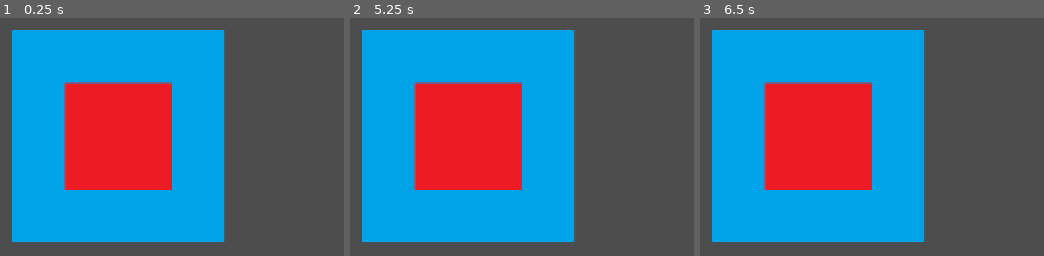
Above: before the commit, frames 1-3 (left to right).
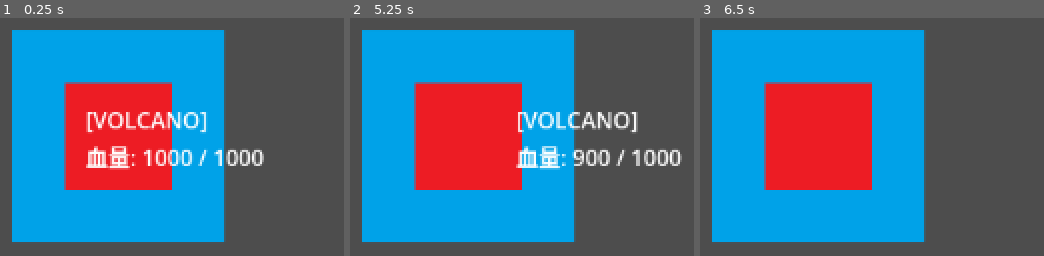
Above: after the commit, the same moments.

Repository: LeoTengAMao/GameJam2026
Game: Godot game, scene res://Tscn/MapManager.tscn
The game is run twice, just before and just after one commit, with the same random seed, the same clock (stepped at 60 frames per second) and the same inputs.
Inputs (mouse positions are in pixels of both pictures, inside the frame that each line leads up to):
- Up to frame 1 (0.25 s): no input
- Up to frame 2 (5.25 s): tap Enter at 0.5, 2, 3.5 s; move the mouse to (outside the picture) at 0.52 s; click (outside the picture) at 0.67 s; tap Space at 1.25, 2.75, 4.25 s; move the mouse to (outside the picture) at 1.27 s; click (outside the picture) at 1.42 s; move the mouse to (outside the picture) at 2.02 s; click (outside the picture) at 2.17 s; move the mouse to (outside the picture) at 2.77 s; click (outside the picture) at 2.92 s; move the mouse to (outside the picture) at 3.52 s; click (outside the picture) at 3.67 s; move the mouse to (outside the picture) at 4.27 s; click (outside the picture) at 4.42 s; move the mouse to (494, 82) at 5.02 s; click (494, 82) at 5.17 s
- Up to frame 3 (6.5 s): move the mouse to (outside the picture) at 5.77 s; click (outside the picture) at 5.92 s

The runs differ from the first frame. In frame 1, 4.0% of the frame differs, in the area x 25-77%, y 39-64%; in frame 2, 3.8%; in frame 3, nothing differs.

Commit message:
加入Hover 顯示血量
現在屬標Hover 在土地上面會顯示血量

Diff:
--- /dev/null
+++ b/Script/EventManager.gd
@@ -0,0 +1,5 @@
+extends Node
+
+# 定義 UI 專用訊號：當滑鼠懸停的地塊改變時發射
+# 傳遞參數：是否指著有效土地、地形名稱、目前血量、最大血量
+signal on_cell_hovered(is_hovering: bool, type_name: String, current_hp: int, max_hp: int)
--- a/Script/MapManager.gd
+++ b/Script/MapManager.gd
@@ -40,8 +40,25 @@
 var elapsed_time: float = 0.0       # 記錄遊戲過去了多少秒
 
 func _process(delta: float) -> void:
-	# 每一幀都累加遊戲時間
 	elapsed_time += delta
+
+	# 取得滑鼠指著的網格
+	var mouse_grid_pos = tilemap.local_to_map(get_global_mouse_position())
+
+	# 檢查該網格是否有土地
+	if grid_data.has(mouse_grid_pos):
+		var data = grid_data[mouse_grid_pos]
+		var target_data = data
+		if data.core_data != null:
+			target_data = data.core_data # 處理 2x2 火山血量
+
+		var type_name = CellType.keys()[data.type]
+
+		# 📢 重點：發射廣播訊號給 UI
+		EventManager.on_cell_hovered.emit(true, type_name, target_data.current_hp, target_data.max_hp)
+	else:
+		# 📢 重點：發射廣播告知滑鼠在海洋上 (隱藏 UI)
+		EventManager.on_cell_hovered.emit(false, "", 0, 0)
 
 func _ready():
 
@@ -108,7 +125,7 @@
 	# 算一下目前是遊戲的第幾分鐘，方便看 Log
 	var minutes = floori(elapsed_time / 60.0)
 	var seconds = floori(int(elapsed_time) % 60)
-	print("⏱ 遊戲時間 [%02d:%02d] |  海洋暴走度！當前侵蝕傷害: %d" % [minutes, seconds, current_damage])
+	print(" 遊戲時間 [%02d:%02d] |  海洋暴走度！當前侵蝕傷害: %d" % [minutes, seconds, current_damage])
 
 	# 3. 對每一塊海岸造成動態傷害
 	for pos in coasts_to_damage:
@@ -139,7 +156,6 @@
 	return false
 
 # 對指定網格造成傷害
-# 對指定網格造成傷害
 func damage_land(pos: Vector2i, amount: int):
 	if not grid_data.has(pos): return
 
--- /dev/null
+++ b/Script/UIManager.gd
@@ -0,0 +1,24 @@
+extends CanvasLayer
+
+@onready var hp_label: Label = $HPLabel
+var is_showing: bool = false # 記錄目前是否該顯示 UI
+
+func _ready() -> void:
+	# 🔌 訂閱電台：聽到地圖廣播時，執行 _on_hover 函式
+	EventManager.on_cell_hovered.connect(_on_hover)
+	hp_label.hide() # 一開始先隱藏
+
+func _on_hover(is_hovering: bool, type_name: String, current_hp: int, max_hp: int) -> void:
+	is_showing = is_hovering # 儲存狀態
+
+	if is_hovering:
+		# 更新文字內容
+		hp_label.text = "[%s]\n血量: %d / %d" % [type_name, current_hp, max_hp]
+		hp_label.show()
+	else:
+		hp_label.hide()
+
+func _process(_delta: float) -> void:
+	# 讓 Label 永遠跟著滑鼠跑 (滑鼠座標 + 偏移量)
+	if is_showing:
+		hp_label.global_position = get_viewport().get_mouse_position() + Vector2(15, 15)
--- a/Tscn/MapManager.tscn
+++ b/Tscn/MapManager.tscn
@@ -2,6 +2,7 @@
 
 [ext_resource type="Script" uid="uid://crynuflkrd7j0" path="res://Script/MapManager.gd" id="1_xgl8j"]
 [ext_resource type="Texture2D" uid="uid://drhpb3g0xfi8d" path="res://Assests/Tile/TileMap.png" id="2_rgg21"]
+[ext_resource type="PackedScene" uid="uid://cnnifvdf8ntqa" path="res://Tscn/UIManager.tscn" id="3_2m3s5"]
 
 [sub_resource type="TileSetAtlasSource" id="TileSetAtlasSource_rgg21"]
 texture = ExtResource("2_rgg21")
@@ -147,3 +148,5 @@
 
 [node name="Camera2D" type="Camera2D" parent="." unique_id=1559490994]
 zoom = Vector2(0.3, 0.3)
+
+[node name="CanvasLayer" parent="." unique_id=834032828 instance=ExtResource("3_2m3s5")]
--- /dev/null
+++ b/Tscn/UIManager.tscn
@@ -0,0 +1,11 @@
+[gd_scene format=3 uid="uid://cnnifvdf8ntqa"]
+
+[ext_resource type="Script" uid="uid://cf7wxunmy6d3x" path="res://Script/UIManager.gd" id="1_2gmx0"]
+
+[node name="CanvasLayer" type="CanvasLayer" unique_id=834032828]
+script = ExtResource("1_2gmx0")
+
+[node name="HPLabel" type="Label" parent="." unique_id=1615022214]
+offset_right = 74.0
+offset_bottom = 34.0
+text = "HP:"
--- a/project.godot
+++ b/project.godot
@@ -15,6 +15,10 @@
 config/features=PackedStringArray("4.6", "Forward Plus")
 config/icon="res://icon.svg"
 
+[autoload]
+
+EventManager="*uid://vygbog5dhl4q"
+
 [physics]
 
 3d/physics_engine="Jolt Physics"
Not shown, added: Script/EventManager.gd.uid
Not shown, added: Script/UIManager.gd.uid
